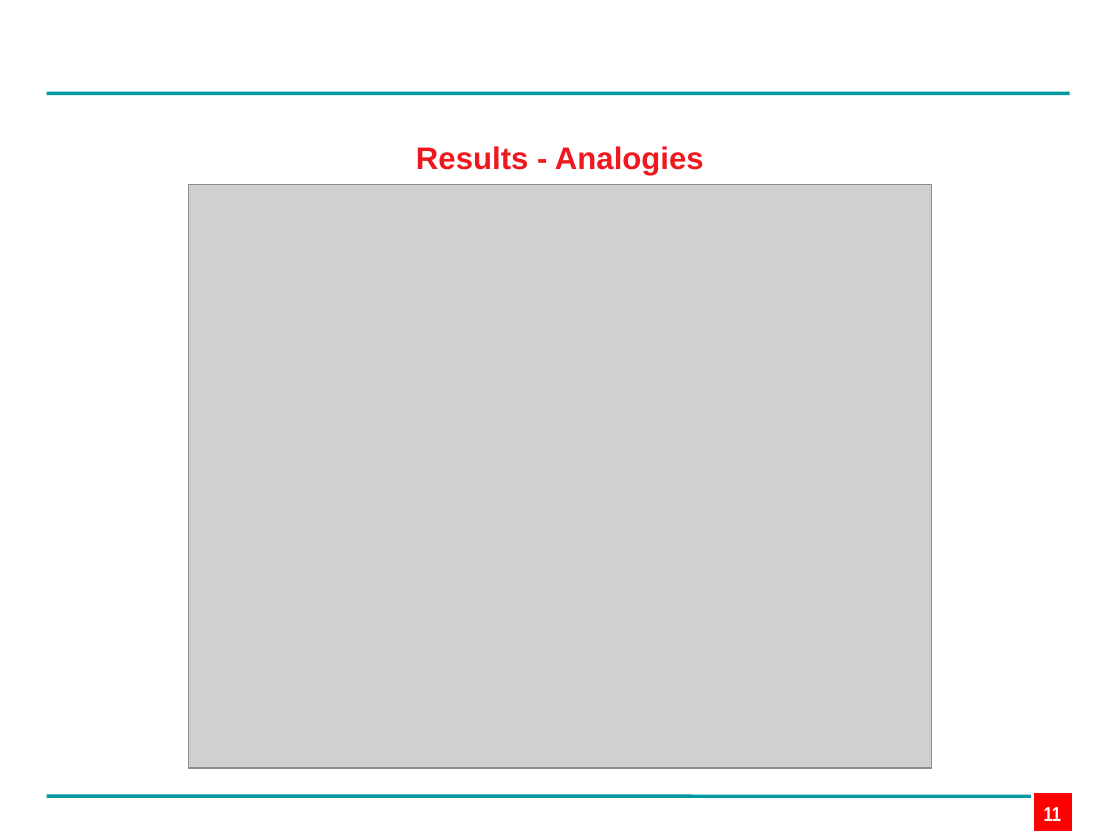
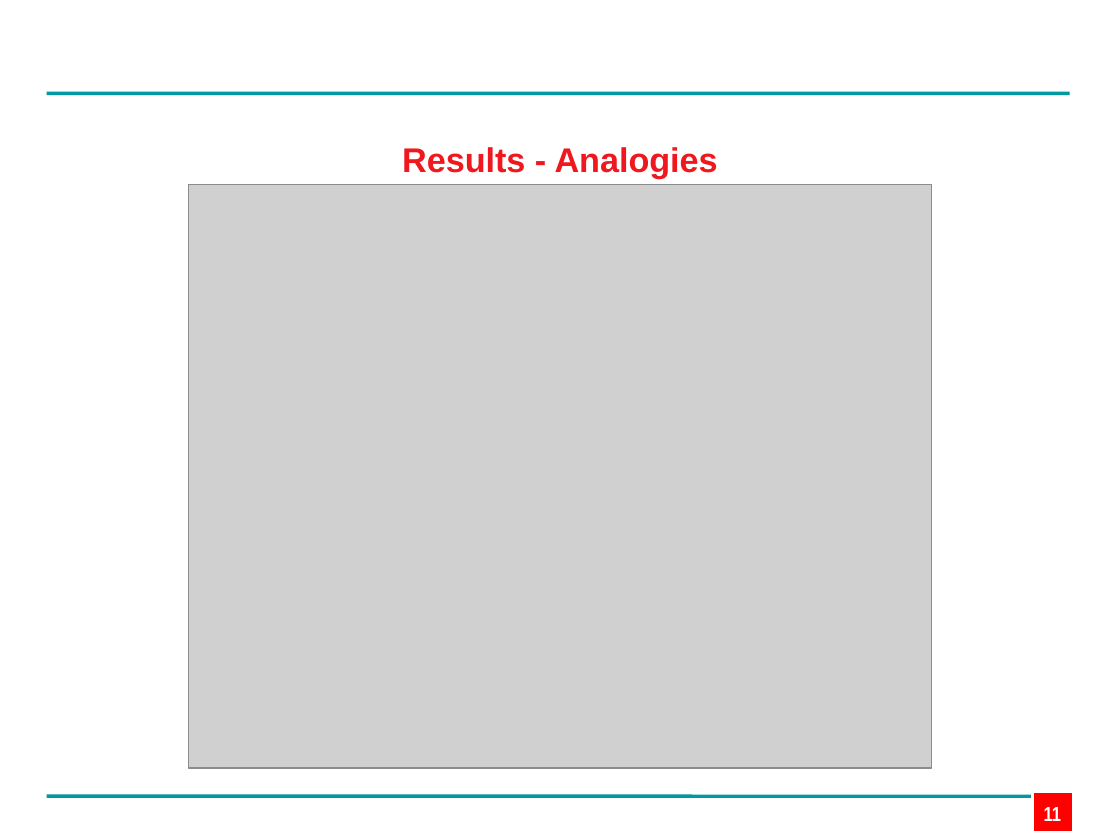
Before and after one commit to edpape007/NLP, a slide deck: slide 11 of Presentation_Subword.pptx. Drawn at 1120x840 pixels with LibreOffice and Linux fonts; fonts in the diff are those of the drawing; grey boxes stand for pictures; background and template pictures are left out. Boxes give left, top, right and bottom in pixels: in the first picture for what was removed or moved away, otherwise in the second. Text is boxed around its words. In the diff, an @@ line names an element or a change of style, - is before the commit and + after.

```diff
--- a/Presentation_Subword.pptx
+++ b/Presentation_Subword.pptx
@@ text "Results - Analogies" at (402,147,718,178): size 20 to 22 pt @@
```
Also in this commit, not shown: 10 other slides changed.
